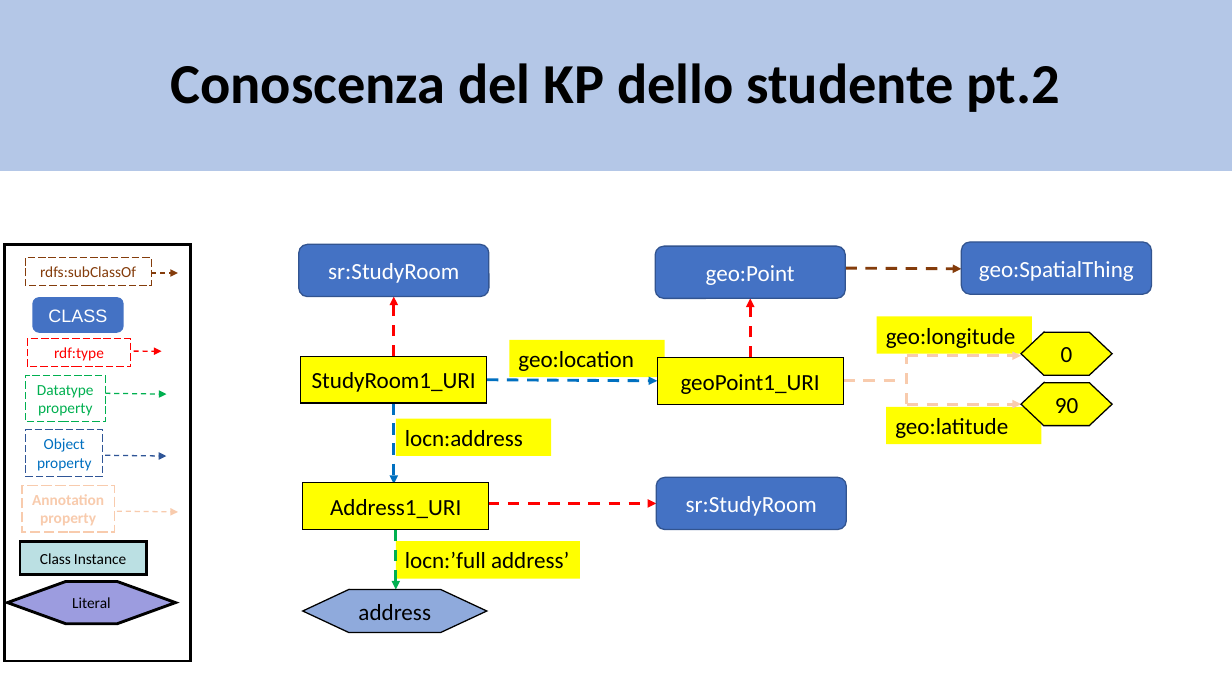
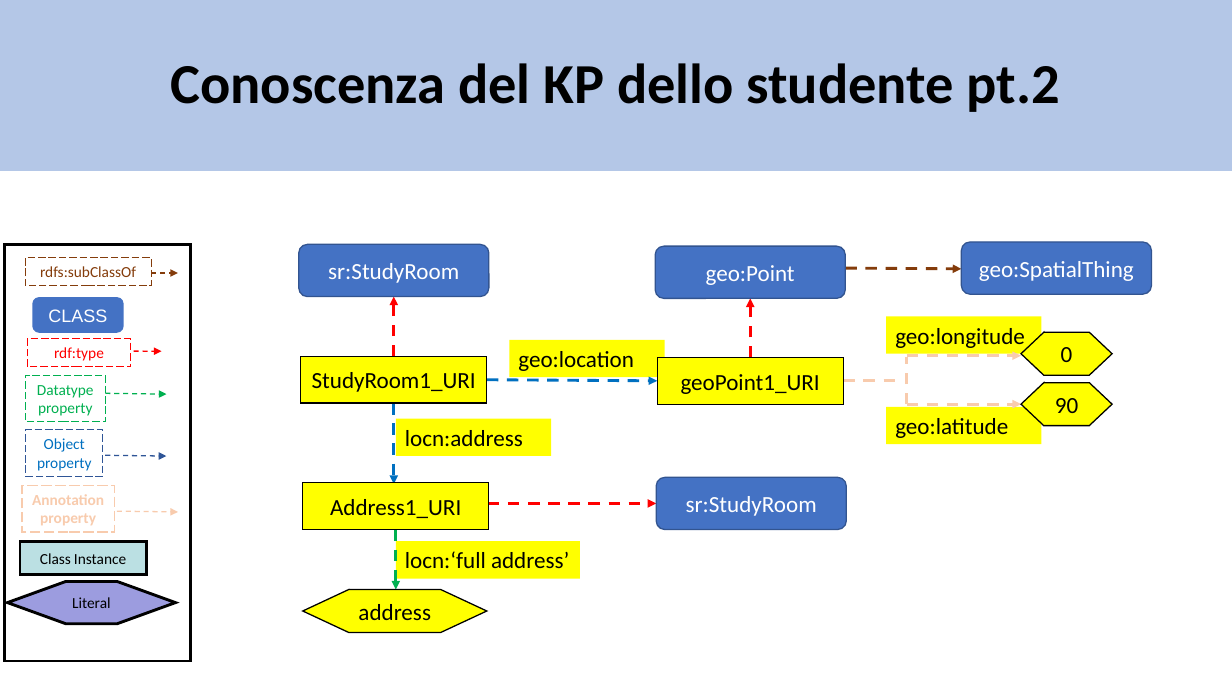
Before and after one commit to matte21/CalcM, a slide deck: slide 19 of ontologia.pptx (slide 17 before the commit). Drawn at 1232x693 pixels with LibreOffice and Linux fonts; fonts in the diff are those of the drawing. Boxes give left, top, right and bottom in pixels: in the first picture for what was removed or moved away, otherwise in the second. Text is boxed around its words. In the diff, an @@ line names an element or a change of style, - is before the commit and + after.

```diff
--- a/ontologia.pptx
+++ b/ontologia.pptx
@@ rectangle "geo:longitude": place and size @@
-rectangle "geo:longitude" at (877, 316, 1032, 353)
+rectangle "geo:longitude" at (886, 316, 1042, 353)
@@ freeform shape "address" at (303, 590, 487, 633): fill #8FAADC to #FFFF00 @@
```
Also in this commit, not shown: 3 other slides changed, 2 slides added.
